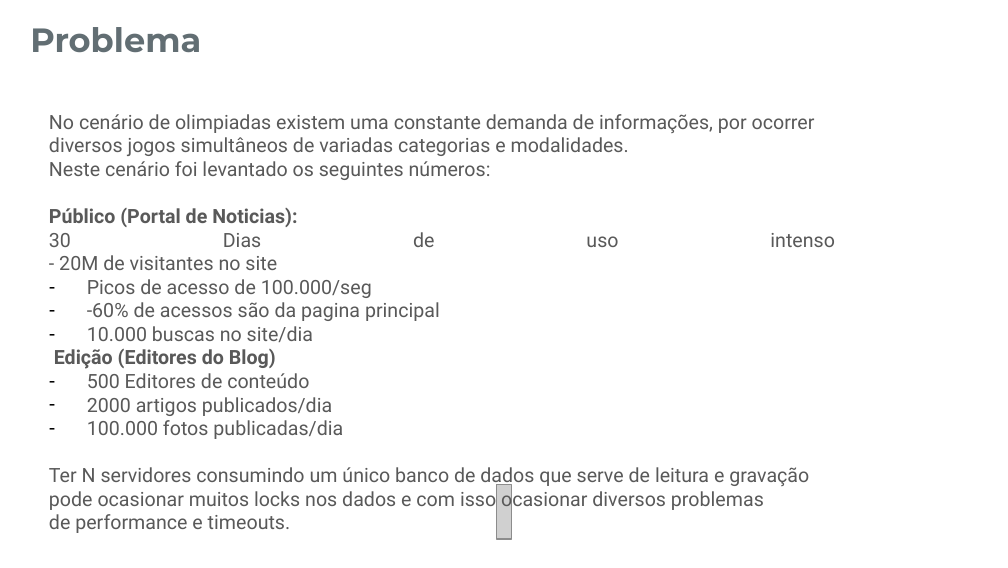
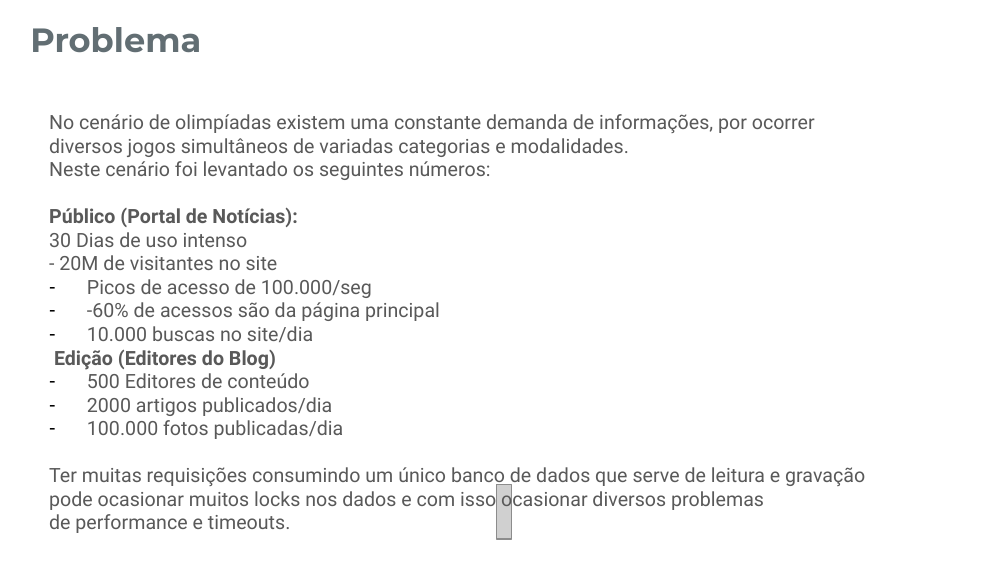
Before and after one commit to marciorela/fiap-trabalho-BancoDadosPeristencia-Concorrencia, a slide deck: slide 3 of 01.Documentos/Apresentação.pptx. Drawn at 1008x568 pixels with LibreOffice and Linux fonts; fonts in the diff are those of the drawing; grey boxes stand for pictures; background and template pictures are left out. Boxes give left, top, right and bottom in pixels: in the first picture for what was removed or moved away, otherwise in the second. Text is boxed around its words. In the diff, an @@ line names an element or a change of style, - is before the commit and + after.

```diff
--- a/01.Documentos/Apresentação.pptx
+++ b/01.Documentos/Apresentação.pptx
@@ text at bbox=[49, 232, 278, 270]: alignment justified to left @@
@@ text at bbox=[87, 302, 440, 321]: text changed @@
-– -60% de acessos são da pagina principal
+– -60% de acessos são da página principal
@@ text at bbox=[49, 467, 865, 488]: text changed @@
-Ter N servidores consumindo um único banco de dados que serve de leitura e gravação
+Ter muitas requisições consumindo um único banco de dados que serve de leitura e gravação
```
Also in this commit, not shown: 3 other slides changed, 4 slides added, 1 other file.
